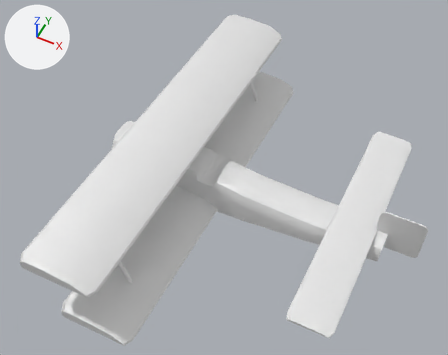
Before and after pictures for a commit that changed the FBX model 4P Hitman/Assets/Models/Plane.FBX.
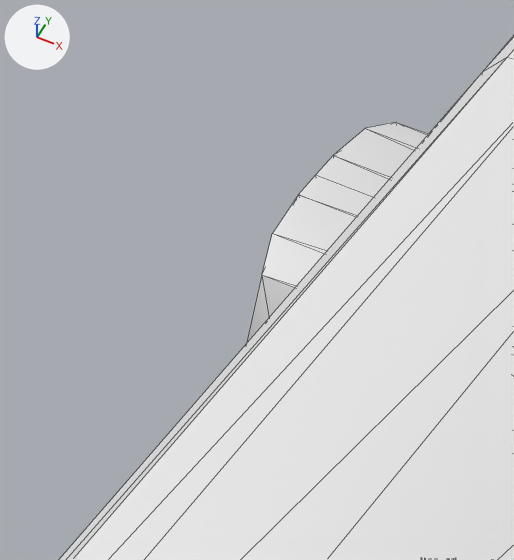
The first picture shows the older version from a 50 mm lens placed at (1.45, -9.83, 8.04), pointed at (-0.91, -5.12, 2.15). The close-ups show both versions on the part from 18% to 33% of the width and 30% to 50% of the height of that picture; other places that the commit changed are outside them. Every picture has the same lights, and +X, +Y and +Z are marked at upper left. The close-ups show mesh edges as thin lines. Where no turn or scale is listed for an object, it has been applied to the vertices.
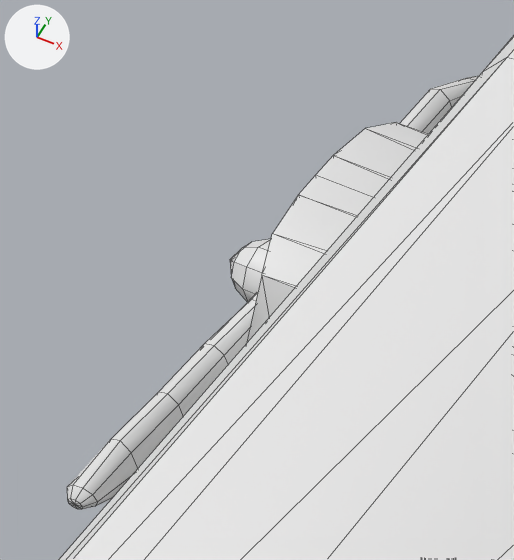
Changed parts and their boxes (x1, y1, x2, y2) in the close-ups (514 x 560 px):
```json
{"object": "Propel", "change": "added", "after": [67, 290, 259, 509]}
{"object": "Propel2", "change": "added", "after": [400, 76, 478, 134]}
{"object": "Cylinder002", "change": "added", "after": [230, 239, 271, 302]}
```

Scene script edits in JSON lines:
```json
{"op": "add", "block": "me_mesh_001", "code": ["me_mesh_001 = bpy.data.meshes.new('Mesh.001')", "me_mesh_001.from_pydata(...)  # 46 vertices, 45 faces; spans x 0.593..0.814, y -0.06..0.06, z -0.059..0.059"]}
{"op": "add", "block": "me_mesh_002", "code": ["me_mesh_002 = bpy.data.meshes.new('Mesh.002')", "me_mesh_002.from_pydata(...)  # 64 vertices, 63 faces; spans x -0.03..0.03, y -0.64..-0.022, z -0.061..0.061"]}
{"op": "add", "block": "me_mesh_003", "code": ["me_mesh_003 = bpy.data.meshes.new('Mesh.003')", "me_mesh_003.from_pydata(...)  # 64 vertices, 63 faces; spans x -0.03..0.03, y 0.017..0.634, z -0.078..0.045"]}
{"op": "add", "block": "ob_cylinder002", "code": ["ob_cylinder002 = bpy.data.objects.new('Cylinder002', me_mesh_001)", "ob_cylinder002.location = (-3.251, -5.116, 2.069)"]}
{"op": "add", "block": "ob_propel", "code": ["ob_propel = bpy.data.objects.new('Propel', me_mesh_002)", "ob_propel.location = (-2.535, -5.112, 2.08)"]}
{"op": "add", "block": "ob_propel2", "code": ["ob_propel2 = bpy.data.objects.new('Propel2', me_mesh_003)", "ob_propel2.location = (-2.535, -5.114, 2.068)"]}
```
